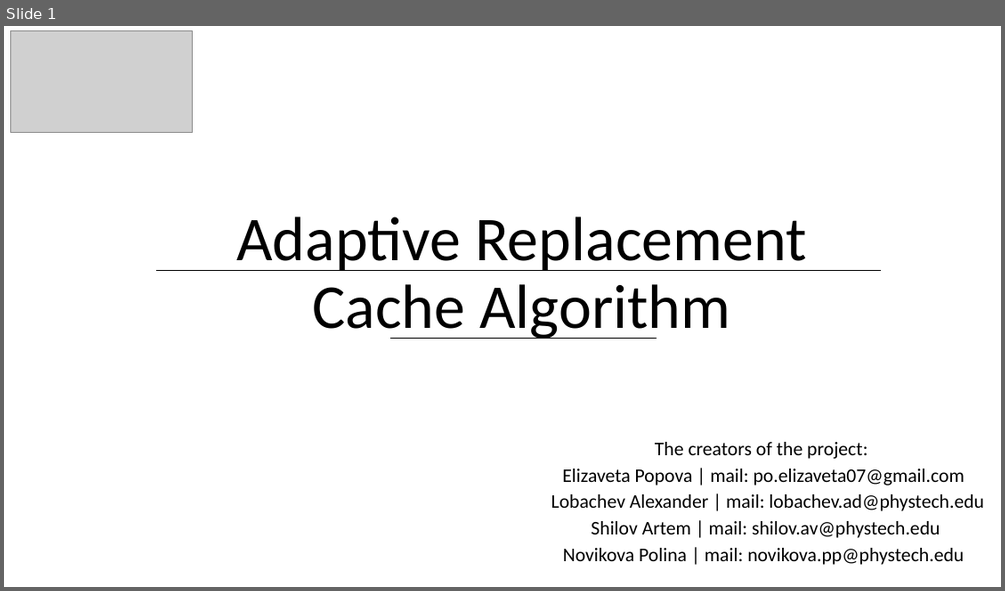
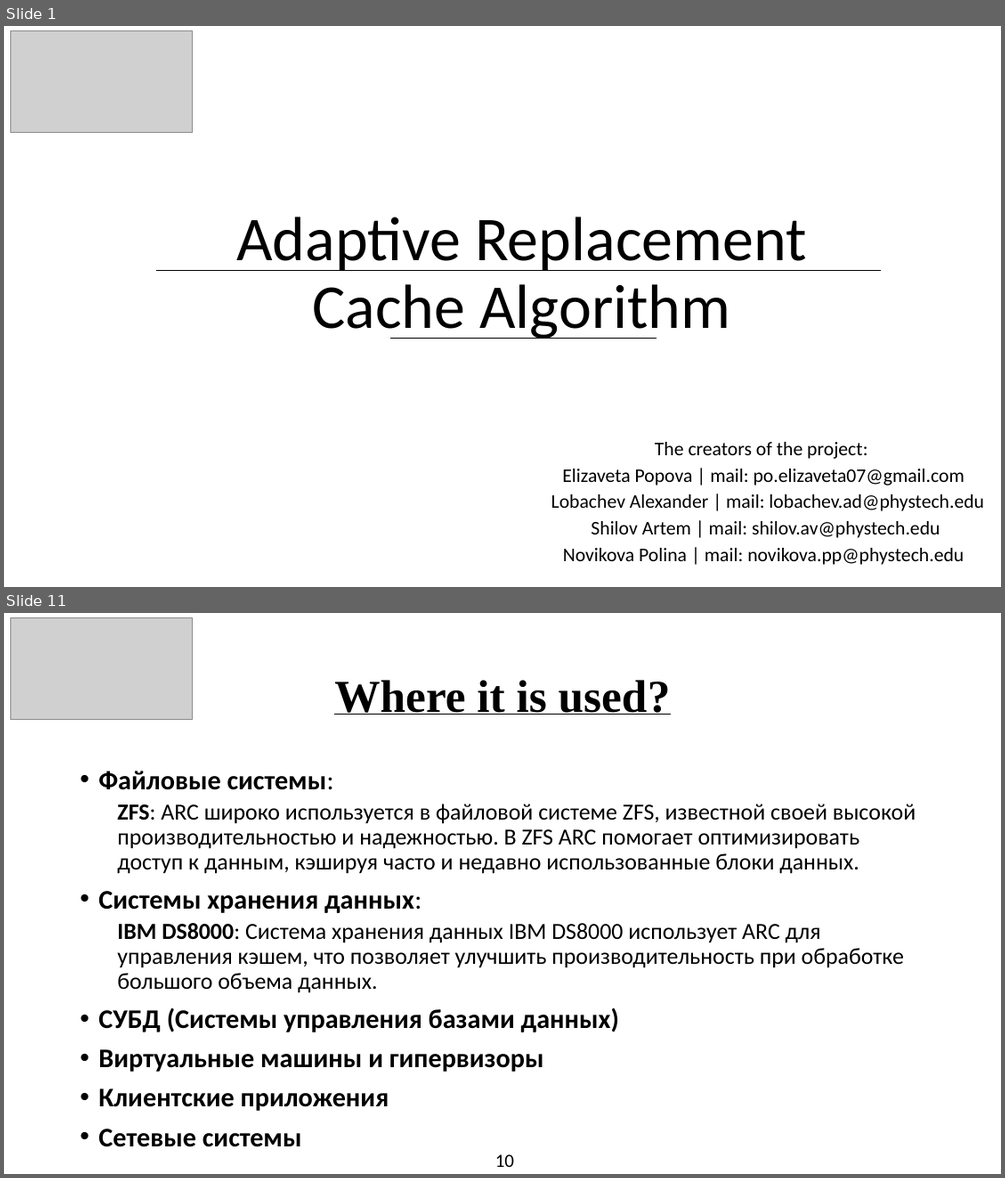
Before and after one commit to Asterialka/Arc-Cash-General, a slide deck: Adaptive Replacement Cache Algorithm.pptx. Shown one above the other, each under a label of ours: slide 1 before the commit, slides 1 and 11 after it; the slides between them are not shown. The pictures are 1005x591 and 1005x1178 pixels, drawn with LibreOffice and Linux fonts; fonts in the diff are those of the drawing; grey boxes stand for pictures. Boxes give left, top, right and bottom in pixels: in the first picture for what was removed or moved away, otherwise in the second. Text is boxed around its words. In the diff, an @@ line names an element or a change of style, - is before the commit and + after.

```diff
--- a/Adaptive Replacement Cache Algorithm.pptx
+++ b/Adaptive Replacement Cache Algorithm.pptx
@@ slide 11 added at [4, 613, 1001, 1174], background #FFFFFF @@
@@ picture added at [11, 618, 193, 720] @@
@@ title added at [334, 680, 671, 714], 44 pt, text #000000, bold @@
+Where it is used?
@@ line added from (334, 714) to (671, 714), #000000 1 pt @@
@@ text added at [98, 771, 915, 1147], 22.2 pt, text #000000 @@
+• Файловые системы:
+  ZFS: ARC широко используется в файловой системе ZFS, известной своей высокой производительностью и надежностью. В ZFS ARC помогает оптимизировать доступ к данным, кэшируя часто и недавно использованные блоки данных.
+• Системы хранения данных:
+  IBM DS8000: Система хранения данных IBM DS8000 использует ARC для управления кэшем, что позволяет улучшить производительность при обработке большого объема данных.
+• СУБД (Системы управления базами данных)
+• Виртуальные машины и гипервизоры
+• Клиентские приложения
+• Сетевые системы
@@ text added at [495, 1154, 514, 1167], 18 pt, text #000000 @@
+10
```
Also in this commit, not shown: 7 slides changed, 3 other slides added, 1 slide removed.
